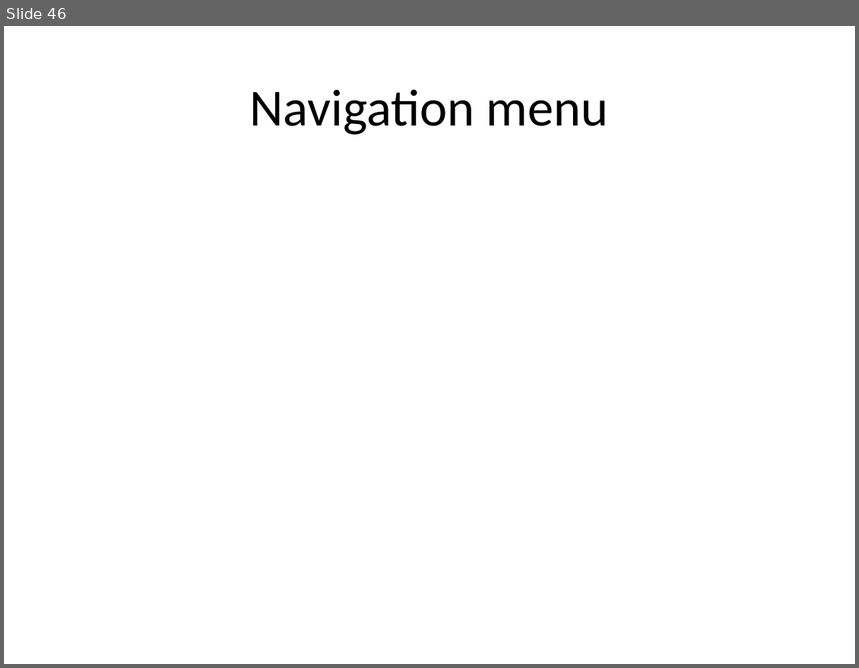
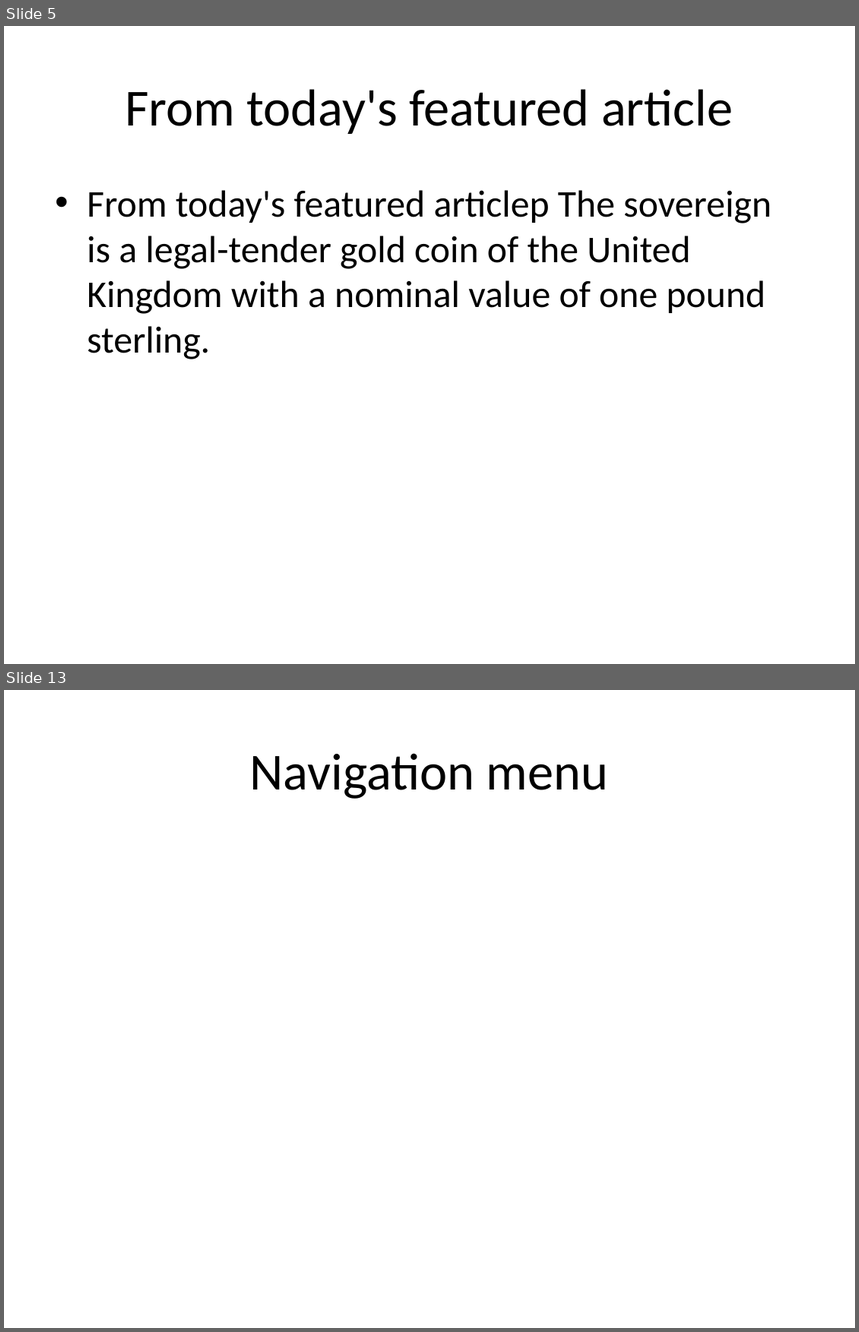
Before and after one commit to eppisai/Uplift---Smart-educational-Platform, a slide deck: AutoPPT-main/AutoPPT-main/something.pptx. Shown one above the other, each under a label of ours: slide 46 before the commit, slides 5 and 13 after it; the slides between them are not shown. The pictures are 859x668 and 859x1332 pixels, drawn with LibreOffice and Linux fonts; fonts in the diff are those of the drawing. Boxes give left, top, right and bottom in pixels: in the first picture for what was removed or moved away, otherwise in the second. Text is boxed around its words. In the diff, an @@ line names an element or a change of style, - is before the commit and + after.

```diff
--- a/AutoPPT-main/AutoPPT-main/something.pptx
+++ b/AutoPPT-main/AutoPPT-main/something.pptx
@@ slide 5 added at bbox=[4, 26, 855, 664], background #FFFFFF @@
@@ title added at bbox=[125, 89, 733, 134], 44 pt, text #000000 @@
+From today's featured article
@@ text added at bbox=[87, 190, 772, 360], 32 pt, text #000000 @@
+• From today's featured articlep The sovereign is a legal-tender gold coin of the United Kingdom with a nominal value of one pound sterling.
@@ what was slide 46 is now slide 13 @@
```
Also in this commit, not shown: 2 slides changed, 9 other slides added, 43 slides removed, 1 other file.
